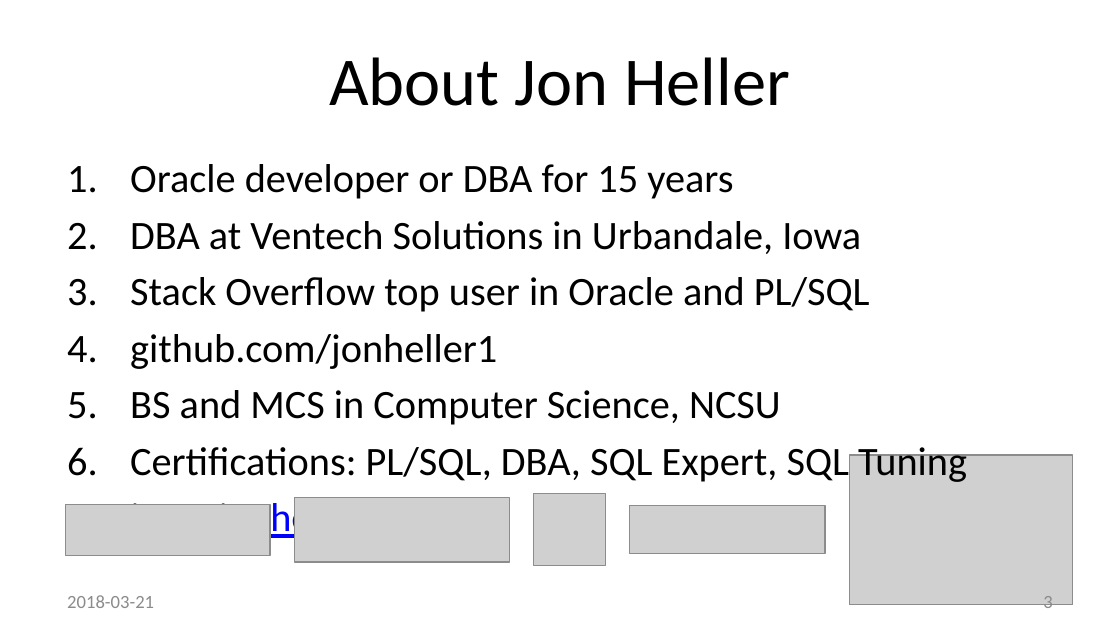
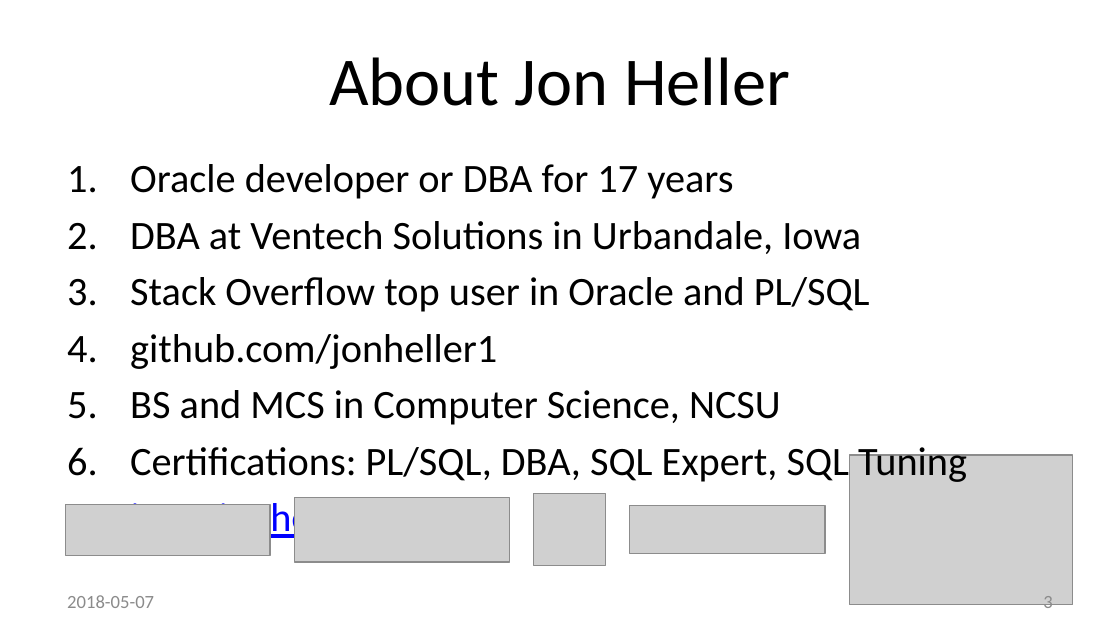
Before and after one commit to method5/method5.github.io, a slide deck: slide 3 of presentations/Method5.pptx. Drawn at 1120x630 pixels with LibreOffice and Linux fonts; fonts in the diff are those of the drawing; grey boxes stand for pictures; background and template pictures are left out. Boxes give left, top, right and bottom in pixels: in the first picture for what was removed or moved away, otherwise in the second. Text is boxed around its words. In the diff, an @@ line names an element or a change of style, - is before the commit and + after.

Commit message:
Updates and simplified wording
1. Updated experience from 15 to 17 years
2. Reworded "A Robust Solution" and updated some statistics.
3. Added "saved" to "Exceptions and Metadata" in "Advantages" slide.
4. Added space between function and procedure for "Interface" slide.
5. Simplified "Minimum Privileges" slide.
6. Added "database-by-database" line to "Oracle Automation Gap" slide.
7. Simplified last slide.

```diff
--- a/presentations/Method5.pptx
+++ b/presentations/Method5.pptx
@@ text at bbox=[130, 164, 733, 199]: text changed @@
-1. Oracle developer or DBA for 15 years
+1. Oracle developer or DBA for 17 years
@@ text at bbox=[67, 595, 154, 608]: text changed @@
-2018-03-21
+2018-05-07
```
Also in this commit, not shown: 24 other slides changed.
